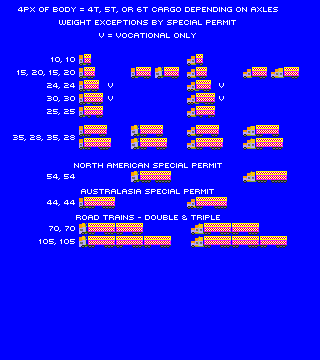
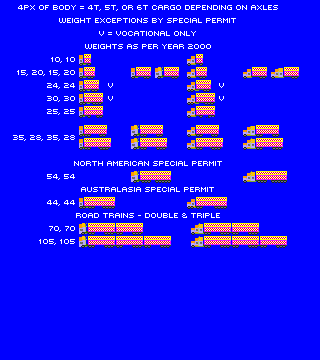
Comparing the layer stacks of the two 320px x 360px images. Changes:
painted on "4PX of body = 4t, 5t, or 6T cargo depending on axles WEIGHT Exc" over [18, 5, 278, 220]
